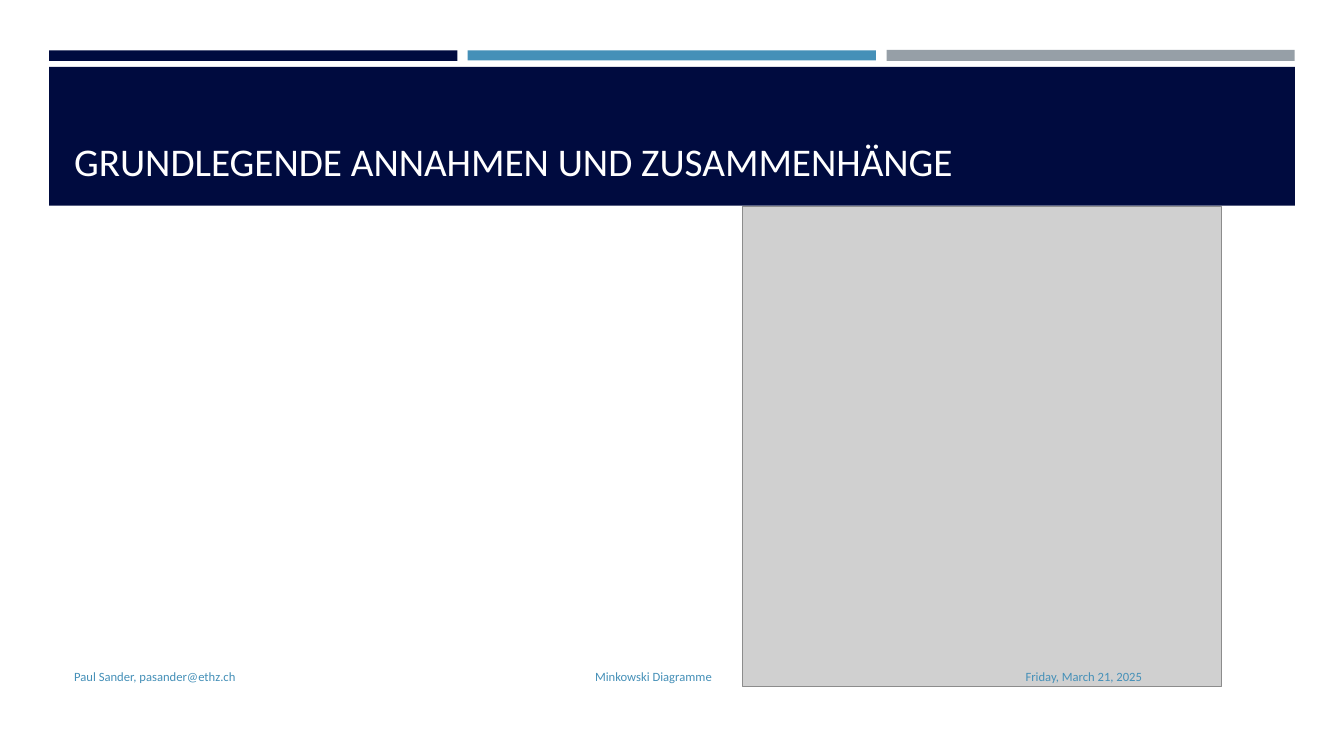
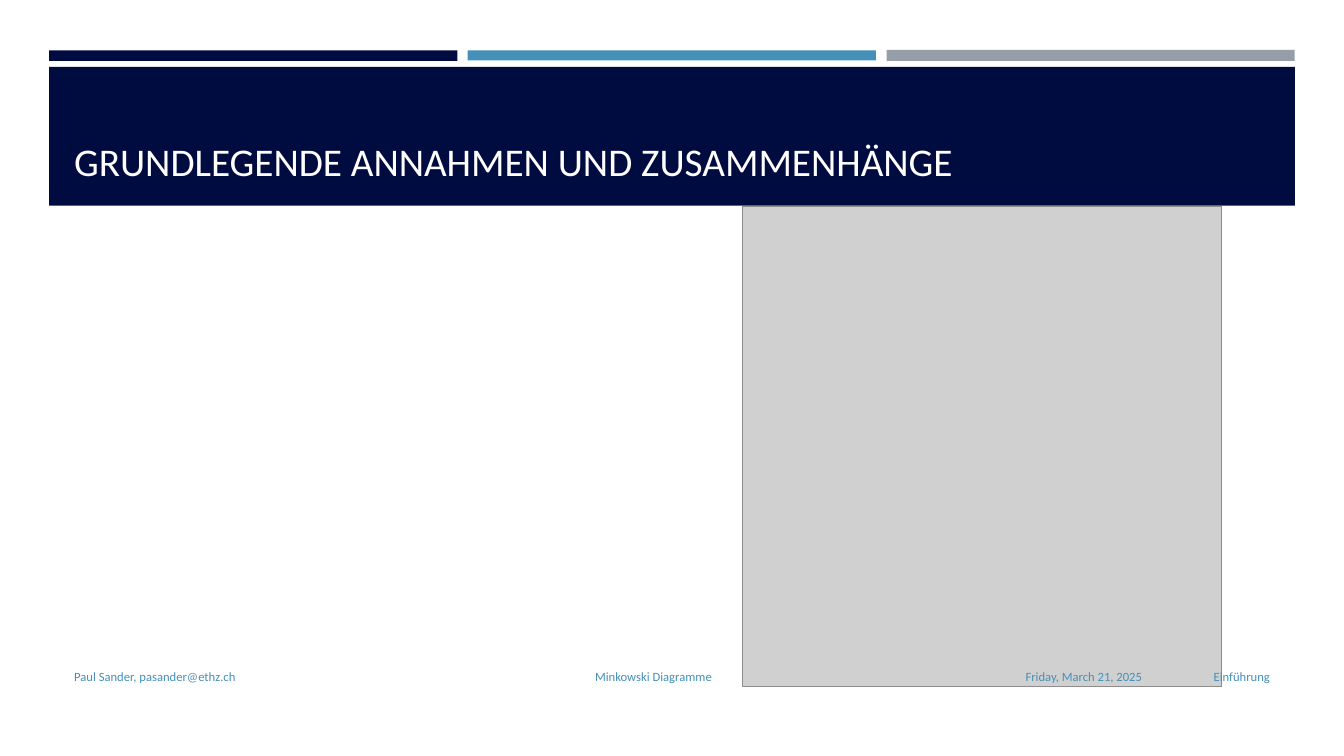
Before and after one commit to sanderpaul/srt, a slide deck: slide 2 of slides/minkowski.pptx. Drawn at 1344x756 pixels with LibreOffice and Linux fonts; fonts in the diff are those of the drawing; grey boxes stand for pictures. Boxes give left, top, right and bottom in pixels: in the first picture for what was removed or moved away, otherwise in the second. Text is boxed around its words. In the diff, an @@ line names an element or a change of style, - is before the commit and + after.

```diff
--- a/slides/minkowski.pptx
+++ b/slides/minkowski.pptx
@@ text added at [1214,671,1270,685], 9 pt, text #4590B8 @@
+Einführung
```
Also in this commit, not shown: 1 other slide changed, 5 slides added, 2 slides removed, 8 other files.
